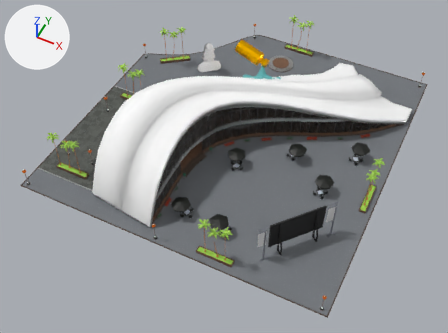
Renders of the glTF model models/museum.glb from each side of a commit.
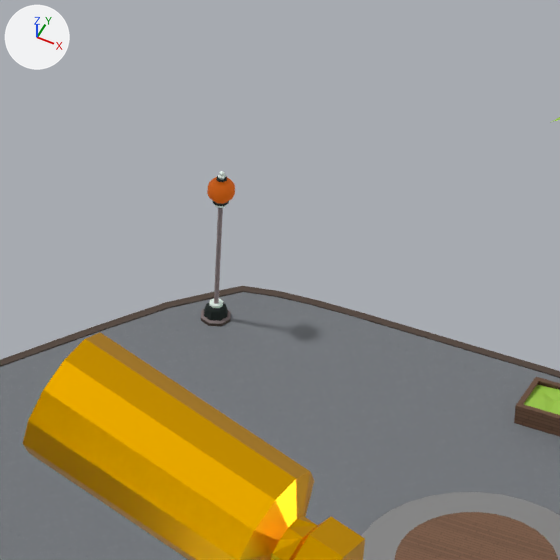
The first picture shows the older version from a 50 mm camera at (164.6, -235.0, 144.3) aimed at (106.3, -118.3, -1.7). The close-ups show both versions on the part from 52% to 65% of the width and 2% to 19% of the height of that picture; other places that the commit changed are outside them. The axes (+X, +Y, +Z) are drawn at upper left. The lights are the same throughout. Objects named as collision shapes, trigger or cutter boxes, shadow casters or lower levels of detail are left out. Where no turn or scale is listed for an object, it has been applied to the vertices.

The older version as bpy lines, for what is in view:
```python
me_cube_021 = bpy.data.meshes.new('Cube.021')
me_cube_021.from_pydata(...)  # 73 vertices, 104 faces; spans x -5.21..5.67, y -1.06..0.94, z -0.78..0.18
# faces by material slot: [26, 78]
me_cube_021.materials.append(mat_floor_wood)  # picture img_floor_wood01
me_cube_021.materials.append(mat_coloratlas)  # picture img_coloratlas_basecolor
me_cylinder_001 = bpy.data.meshes.new('Cylinder.001')
me_cylinder_001.from_pydata(...)  # 288 vertices, 542 faces; spans x -4.59..4.59, y -4.59..4.59, z -3.83..-3.08
# faces by material slot: [222, 320]
me_cylinder_001.materials.append(mat_floor_wood)  # picture img_floor_wood01
me_cylinder_001.materials.append(mat_atlasmetal)  # picture img_genesis_tx
me_theshell_lapms_001 = bpy.data.meshes.new('TheShell_Lapms.001')
me_theshell_lapms_001.from_pydata(...)  # 224 vertices, 438 faces; spans x -0.61..0.61, y -0.61..0.61, z -4.4..2.35
# faces by material slot: [342, 96]
me_theshell_lapms_001.materials.append(mat_atlassolid)  # picture img_genesis_tx
me_theshell_lapms_001.materials.append(mat_atlaslight)
ob_cube_331 = bpy.data.objects.new('Cube.331', me_cube_021)
ob_cube_331.location = (106.0, -55.6, 0.83)
ob_cube_331.rotation_euler = (0.0, 0.0, 0.00155)  # degrees (0, 0, 0.1)
ob_cylinder = bpy.data.objects.new('Cylinder', me_cylinder_001)
ob_cylinder.location = (103.11, -65.79, 3.94)
ob_theshell_lapms_045 = bpy.data.objects.new('TheShell_Lapms.045', me_theshell_lapms_001)
ob_theshell_lapms_045.location = (87.96, -55.73, 4.52)
# also in view: 'paint02_02.001' at (101.3, -84.1, 11.1); 'Circle.067' at (104.6, -103.6, 0.2)
```
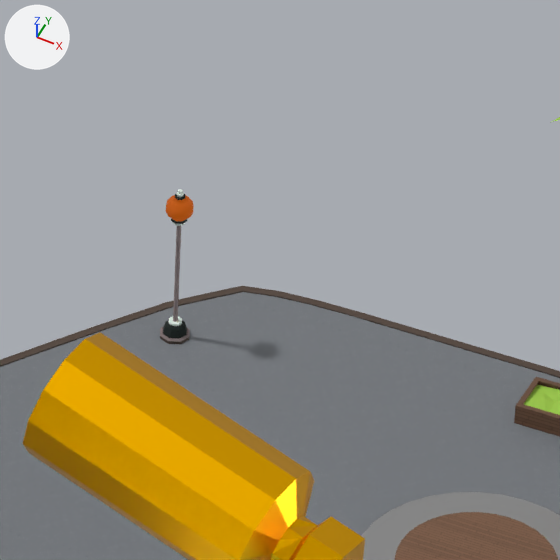
Where the newer file only moved an object's origin or applied its transform, the numbers keep the older frame.

What the commit changed:
Object 'TheShell_Lapms.045' (ob_theshell_lapms_045) moves from (87.96, -55.73, 4.52) to (87.03, -57.46, 4.52).

Location of each change, [x1, y1, x2, y2] in pixels of the close-ups (560 x 560 px):
'TheShell_Lapms.045', moved
    before: [201, 171, 235, 326]
    after: [160, 189, 194, 344]
